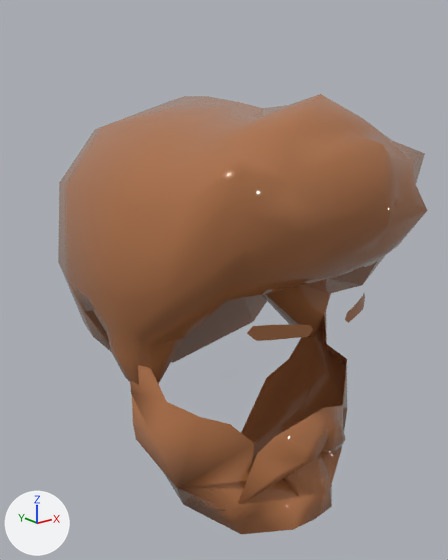
The FBX model Assets/Art/Models/Entities/Humanoids/Human/HumanHair.fbx: old version first, new version second.
One viewpoint serves both versions: a 50 mm lens placed at (-0.304, -0.431, 1.595), pointed at (0.006, -0.044, 1.44). The lights are fixed; the arrows at lower left show +X, +Y and +Z. Where no turn or scale is listed for an object, it has been applied to the vertices.

Names of what the first picture shows: 'Beard - Danish Full', 'Brow - Default', 'Hair - Fry'.
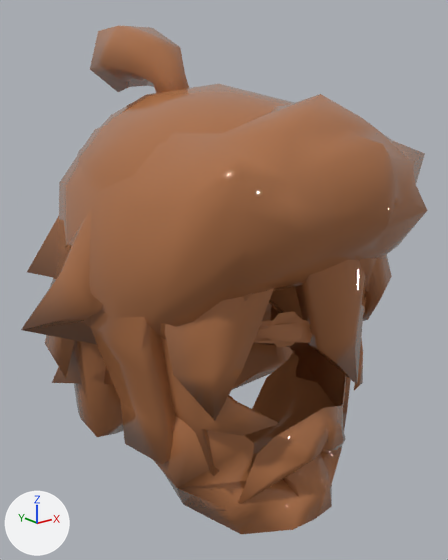
What changed in the scene script:
```text
Add me_circle_005:
    me_circle_005.from_pydata(...)  # 24 vertices, 12 faces; spans x -0.056..0.056, y -0.1436..-0.1275, z 0.1057..0.1173
    me_circle_005.materials.append(mat_hair)  # brown #ac7047
Add me_cube_031:
    me_cube_031.from_pydata(...)  # 24 vertices, 12 faces; spans x -0.0731..0.0731, y -0.1436..-0.1164, z 0.101..0.1201
    me_cube_031.materials.append(mat_hair)  # brown #ac7047
Add me_circle_008:
    me_circle_008.from_pydata(...)  # 16 vertices, 2 faces; spans x -0.0472..0.0472, y -0.1409..-0.1333, z 0.1005..0.1246
    me_circle_008.materials.append(mat_hair)  # brown #ac7047
Add me_sphere_001_sphere_002:
    me_sphere_001_sphere_002.from_pydata(...)  # 242 vertices, 298 faces; spans x -0.151..0.151, y -0.164..0.163, z -0.008..0.257
    me_sphere_001_sphere_002.materials.append(mat_hair)  # brown #ac7047
Add me_sphere_001_sphere_012:
    me_sphere_001_sphere_012.from_pydata(...)  # 290 vertices, 305 faces; spans x -0.125..0.125, y -0.153..0.146, z -0.047..0.314
    me_sphere_001_sphere_012.materials.append(mat_hair)  # brown #ac7047
Add ob_brow___classic:
    ob_brow___classic = bpy.data.objects.new('Brow - Classic', me_circle_005)
    ob_brow___classic.location = (0.0, -0.024, 1.3299)
Add ob_brow___bold:
    ob_brow___bold = bpy.data.objects.new('Brow - Bold', me_cube_031)
    ob_brow___bold.location = (0.0, -0.024, 1.3299)
Add ob_brow___circles:
    ob_brow___circles = bpy.data.objects.new('Brow - Circles', me_circle_008)
    ob_brow___circles.location = (0.0, -0.024, 1.3299)
Add ob_hair___anime:
    ob_hair___anime = bpy.data.objects.new('Hair - Anime', me_sphere_001_sphere_002)
    ob_hair___anime.location = (0.0, -0.024, 1.3299)
Add ob_hair___beep:
    ob_hair___beep = bpy.data.objects.new('Hair - Beep', me_sphere_001_sphere_012)
    ob_hair___beep.location = (0.0, -0.024, 1.3299)
```

Pixel boxes (x1, y1, x2, y2) of what changed, in the pictures (448 x 560 px):
'Hair - Beep', added (brown): after (45, 25, 376, 464)
'Hair - Anime', added (brown): after (21, 207, 392, 476)
'Brow - Classic', added (brown): after (256, 297, 366, 341)
'Brow - Bold', added: after (254, 319, 312, 343)
'Brow - Circles', added: after (269, 311, 302, 348)
'Brow - Default', unchanged, covered by the edit: before (247, 293, 365, 341); after (255, 325, 311, 341)
